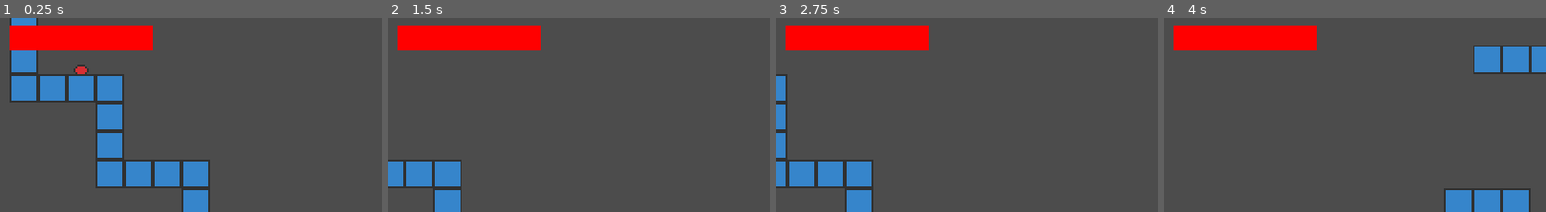
Above: before the commit, frames 1-4 (left to right).
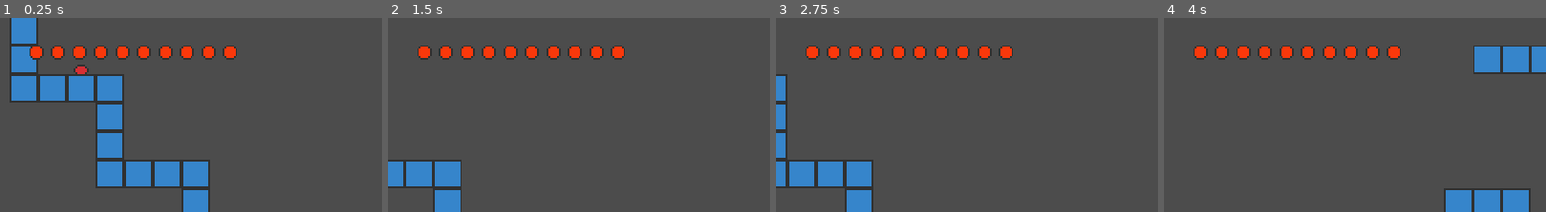
Above: after the commit, the same moments.

Repository: AmossGuy/The-Adventures-of-Gracie
Game: Godot game, scene res://levels/test.tscn
Same seed, same stepped clock (60 frames per second), same inputs: the game is played once before the commit and once after it. The project has no main scene, so this scene is started directly.
Inputs:
- Up to frame 1 (0.25 s): no input
- Up to frame 2 (1.5 s): tap Enter at 0.5 s; hold Right (right) from 0.53 s (still down); tap X (grab) at 0.6, 1.35 s; tap Z (jump) at 0.77 s
- Up to frame 3 (2.75 s): tap Z (jump) at 1.52 s; release Right (right) at 2.03 s; hold Left (left) from 2.03 s (still down); tap X (grab) at 2.1 s
- Up to frame 4 (4 s): release Left (left) at 2.78 s; hold Right (right) from 2.78 s (still down); tap X (grab) at 2.85, 3.6 s; tap Z (jump) at 3.02, 3.77 s
The pictures show only the part of the screen within x 0-50%, y 0-50%; the shares and areas given below are measured in that part.

The runs differ from the first frame. In frame 1, 6.6% of the frame differs, in the area x 2-62%, y 3-22%; in frame 2, 6.6%; in frame 3, 6.6%; in frame 4, 6.6%.

Commit message:
new healthbar

Diff:
--- a/health.gd
+++ b/health.gd
@@ -1,11 +1,13 @@
 extends Node
 
-signal health_changed(old, new)
+signal health_changed(health, max_health)
 
 export var max_health: float = 10
 onready var health: float = max_health setget health_set
 
+func _ready() -> void:
+	emit_signal("health_changed", health, max_health)
+
 func health_set(value: float) -> void:
-	var old_health := health
 	health = value
-	emit_signal("health_changed", old_health, health)
+	emit_signal("health_changed", health, max_health)
--- a/hud.gd
+++ b/hud.gd
@@ -1,4 +1,18 @@
 extends CanvasLayer
 
-func _on_health_health_changed(_old: float, new: float) -> void:
-	$health_bar.value = new
+onready var dots: Array = [$health_dot]
+
+func update(health: float, max_health: float) -> void:
+	if max_health != dots.size():
+		for i in range(1, dots.size()):
+			dots[i].queue_free()
+		dots = [dots[0]]
+		for i in max_health - 1:
+			var copy: Node2D = dots[0].duplicate()
+			copy.position.x += (i + 1) * 12
+			dots.append(copy)
+			dots[0].get_parent().add_child(copy)
+
+	for i in dots.size():
+		# i am struck by the realization that this is not exactly self-documenting.
+		dots[i].frame = (2 if health < i + 1 else 0) if health > i else 1
--- a/hud.tscn
+++ b/hud.tscn
@@ -1,24 +1,14 @@
-[gd_scene load_steps=4 format=2]
+[gd_scene load_steps=3 format=2]
 
 [ext_resource path="res://hud.gd" type="Script" id=1]
-
-[sub_resource type="StyleBoxFlat" id=1]
-bg_color = Color( 1, 0, 0, 1 )
-
-[sub_resource type="StyleBoxFlat" id=2]
-bg_color = Color( 0.188235, 0.188235, 0.188235, 1 )
+[ext_resource path="res://sprites/hud_health.png" type="Texture" id=2]
 
 [node name="hud" type="CanvasLayer"]
 layer = 10
 script = ExtResource( 1 )
 
-[node name="health_bar" type="ProgressBar" parent="."]
-margin_left = 5.0
-margin_top = 5.0
-margin_right = 85.0
-margin_bottom = 19.0
-custom_styles/fg = SubResource( 1 )
-custom_styles/bg = SubResource( 2 )
-max_value = 10.0
-value = 10.0
-percent_visible = false
+[node name="health_dot" type="Sprite" parent="."]
+position = Vector2( 16, 16 )
+texture = ExtResource( 2 )
+centered = false
+hframes = 3
--- a/objects/dog.tscn
+++ b/objects/dog.tscn
@@ -64,4 +64,4 @@
 position = Vector2( 0, -7 )
 shape = SubResource( 3 )
 
-[connection signal="health_changed" from="health" to="hud" method="_on_health_health_changed"]
+[connection signal="health_changed" from="health" to="hud" method="update"]
Binary file added: sprites/hud_health.png
Not shown, added: sprites/hud_health.png.import
Not shown, added: sprites/hud_health.pxo
